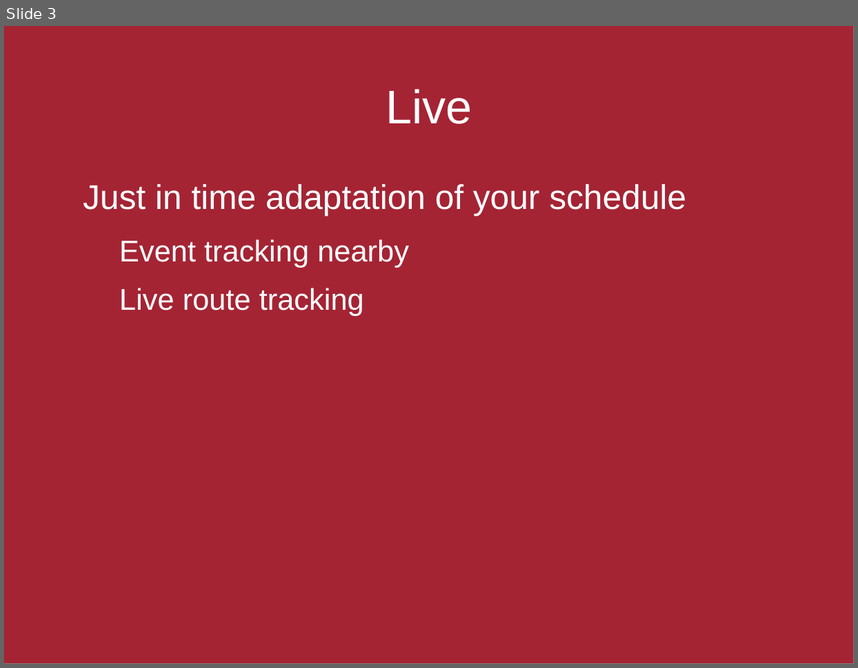
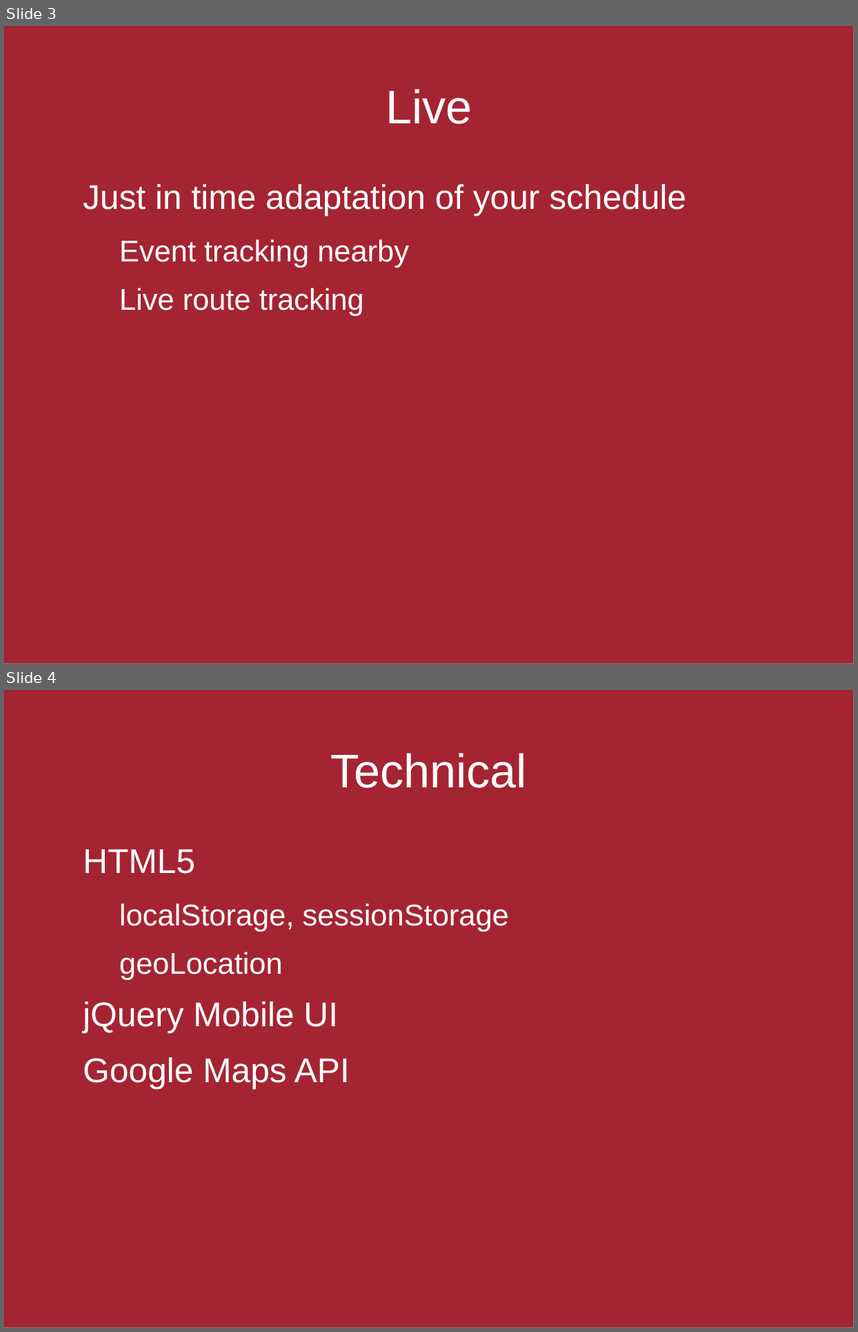
Before and after one commit to iRail/GentseFeestenPlanning, a slide deck: Presentation.odp. Shown one above the other, each under a label of ours: slide 3 before the commit, slides 3 and 4 after it. The pictures are 858x668 and 858x1332 pixels, drawn with LibreOffice and Linux fonts; fonts in the diff are those of the drawing. Boxes give left, top, right and bottom in pixels: in the first picture for what was removed or moved away, otherwise in the second. Text is boxed around its words. In the diff, an @@ line names an element or a change of style, - is before the commit and + after.

```diff
--- a/Presentation.odp
+++ b/Presentation.odp
@@ slide 4 added at (4,690,854,1328), background #FFFFFF; not listed: 1 template element that a slide beside it also shows @@
@@ title added at (330,753,527,788), 44 pt, text #FFFFFF @@
+Technical
@@ text added at (83,849,509,1089), 28 pt, text #FFFFFF @@
+HTML5
+  localStorage, sessionStorage
+  geoLocation
+jQuery Mobile UI
+Google Maps API
```
Also in this commit, not shown: 1 other slide added.
